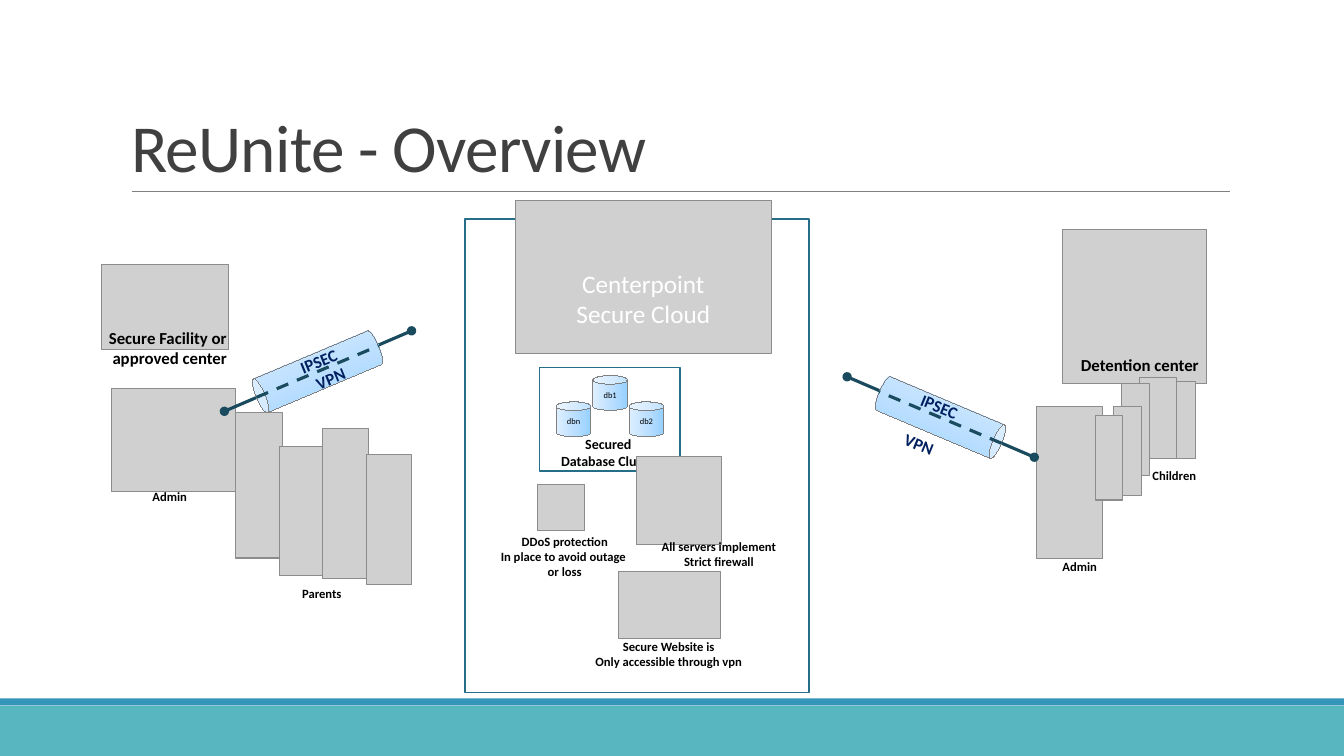
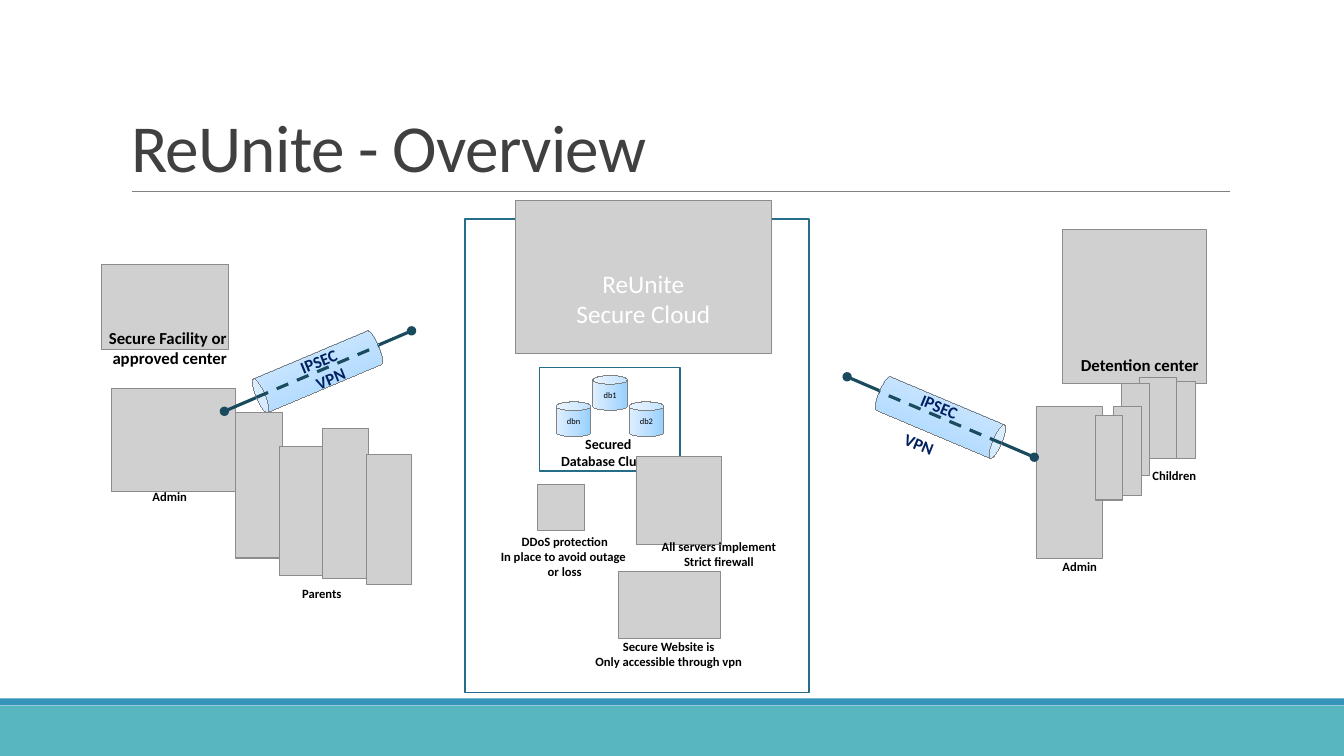
Before and after one commit to weirdaze/reunite, a slide deck: slide 4 of ReUnite Overview.pptx (slide 3 before the commit). Drawn at 1344x756 pixels with LibreOffice and Linux fonts; fonts in the diff are those of the drawing; grey boxes stand for pictures; background and template pictures are left out. Boxes give left, top, right and bottom in pixels: in the first picture for what was removed or moved away, otherwise in the second. Text is boxed around its words. In the diff, an @@ line names an element or a change of style, - is before the commit and + after.

```diff
--- a/ReUnite Overview.pptx
+++ b/ReUnite Overview.pptx
@@ text at (602, 276, 684, 293): text changed @@
-Centerpoint
+ReUnite
```
Also in this commit, not shown: 4 other slides changed, 2 slides added, 1 slide removed, 2 other files.
